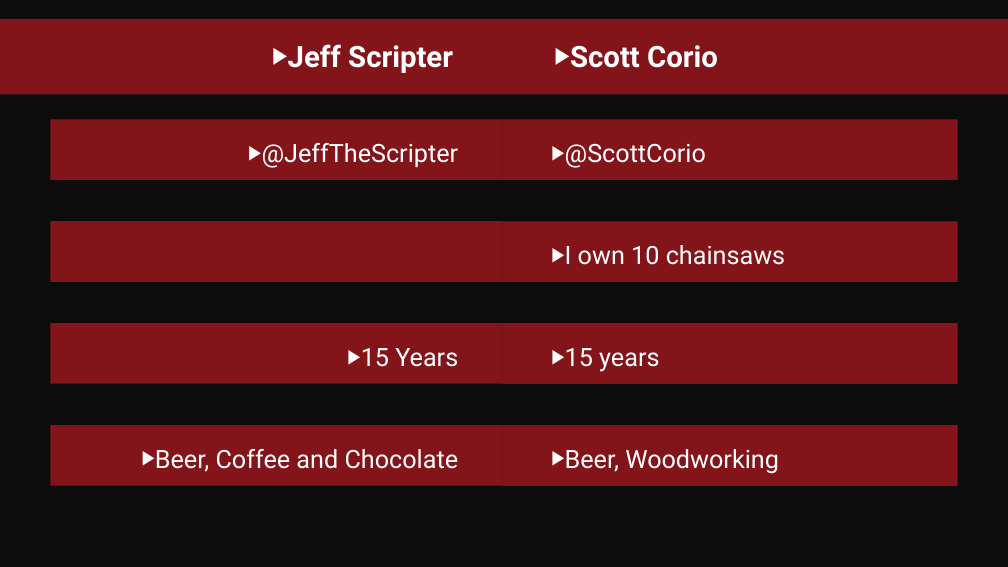
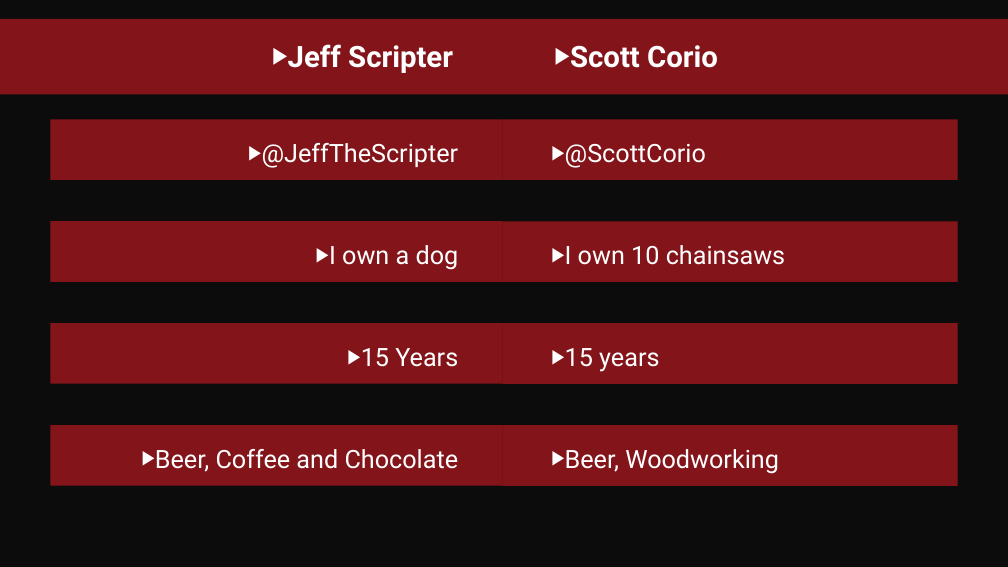
Before and after one commit to DumpsterDave/MMS2019, a slide deck: slide 2 of High-performance powershell through the magic of runspaces.pptx. Drawn at 1008x567 pixels with LibreOffice and Linux fonts; fonts in the diff are those of the drawing; background and template pictures are left out. Boxes give left, top, right and bottom in pixels: in the first picture for what was removed or moved away, otherwise in the second. Text is boxed around its words. In the diff, an @@ line names an element or a change of style, - is before the commit and + after.

```diff
--- a/High-performance powershell through the magic of runspaces.pptx
+++ b/High-performance powershell through the magic of runspaces.pptx
@@ text added at <box>329,245,459,270</box>, 24 pt, text #FFFFFF @@
+▶ I own a dog
```
Also in this commit, not shown: 1 other slide changed.
